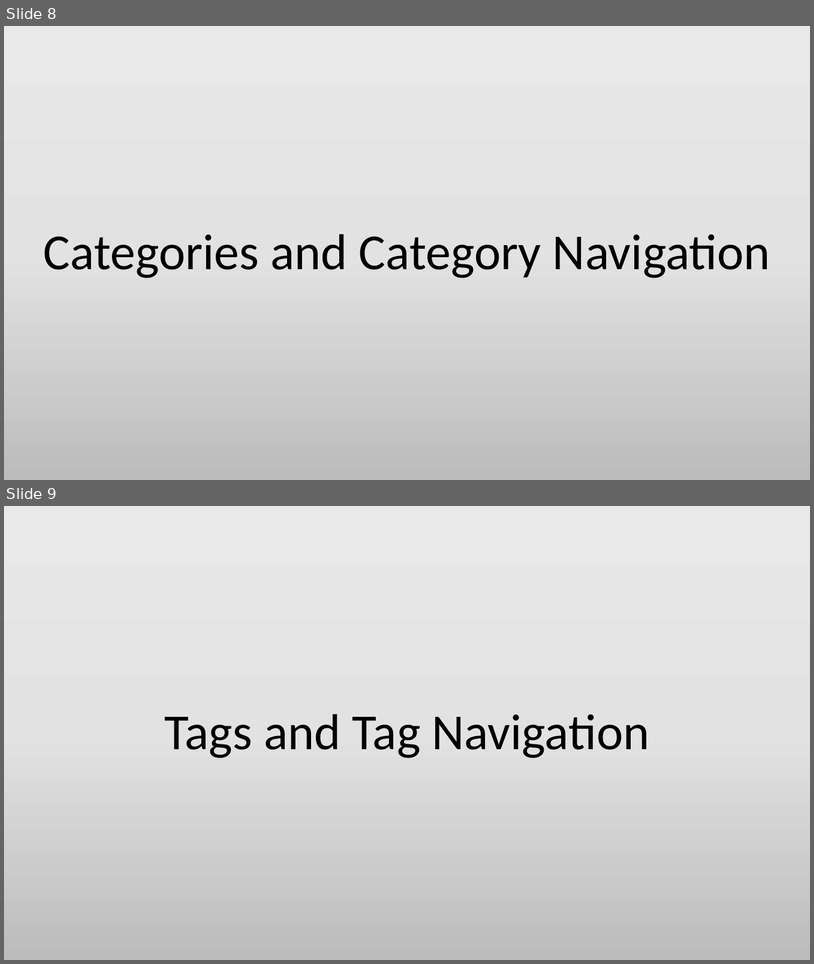
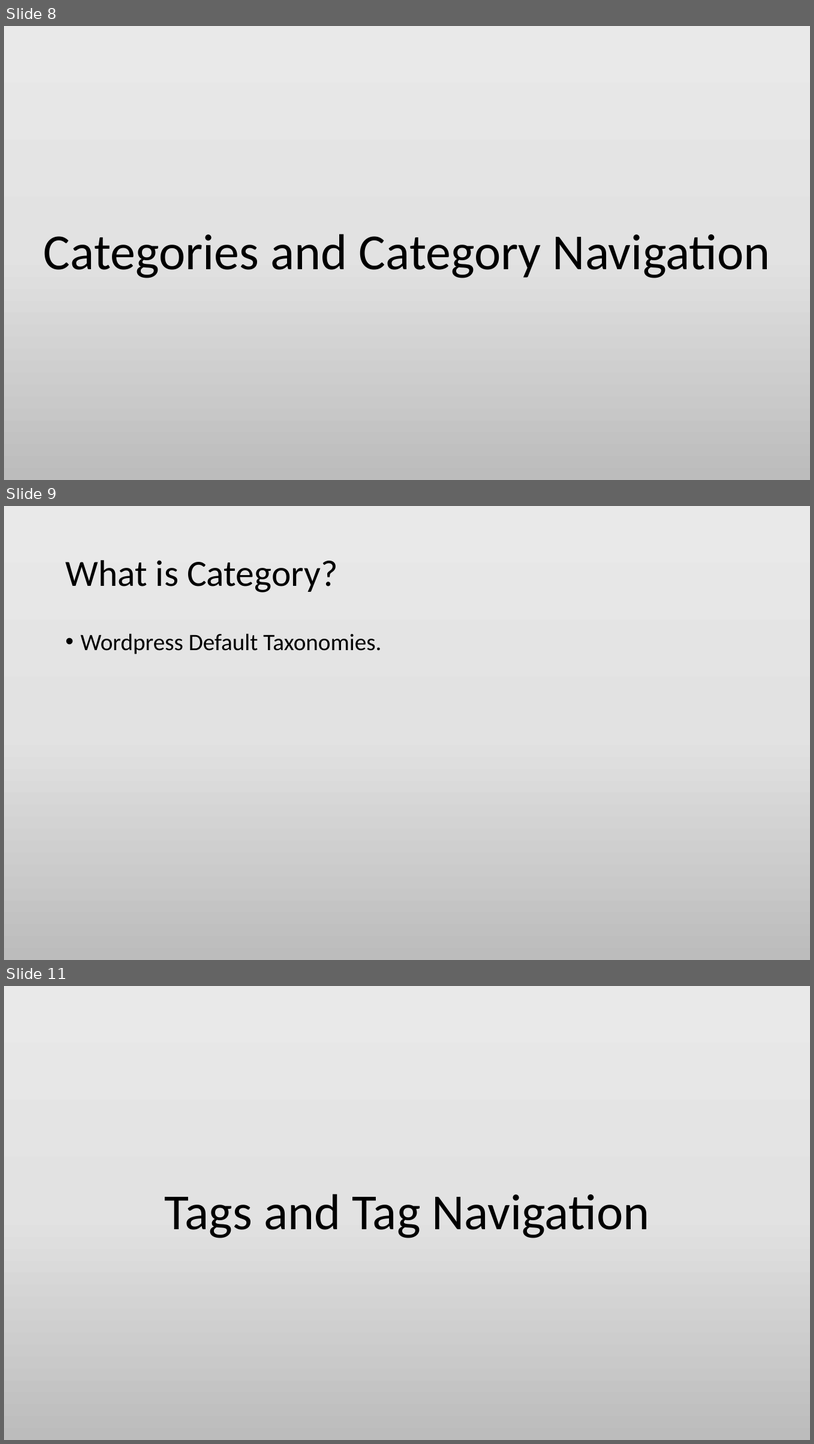
Before and after one commit to min-naing/Wordpress-Tuto-PowerPoint, a slide deck: 4. Building a Blog Style Home Page Site.pptx. Shown one above the other, each under a label of ours: slides 8 and 9 before the commit, slides 8, 9 and 11 after it; the slides between them are not shown. The pictures are 814x964 and 814x1444 pixels, drawn with LibreOffice and Linux fonts; fonts in the diff are those of the drawing. Boxes give left, top, right and bottom in pixels: in the first picture for what was removed or moved away, otherwise in the second. Text is boxed around its words. In the diff, an @@ line names an element or a change of style, - is before the commit and + after.

Commit message:
Modify Blog Style Home Page Site and add new wordpress security

```diff
--- a/4. Building a Blog Style Home Page Site.pptx
+++ b/4. Building a Blog Style Home Page Site.pptx
@@ slide 9 added at (4, 506, 810, 960), background gradient #EBEAEA to #E4E3E3 to #BDBCBC @@
@@ title added at (65, 560, 338, 592), 44 pt, text #000000 @@
+What is Category?
@@ text added at (81, 633, 381, 654), 28 pt, text #000000 @@
+• Wordpress Default Taxonomies.
@@ what was slide 9 is now slide 11 @@
```
Also in this commit, not shown: 2 slides changed, 1 other slide added, 2 other files.
